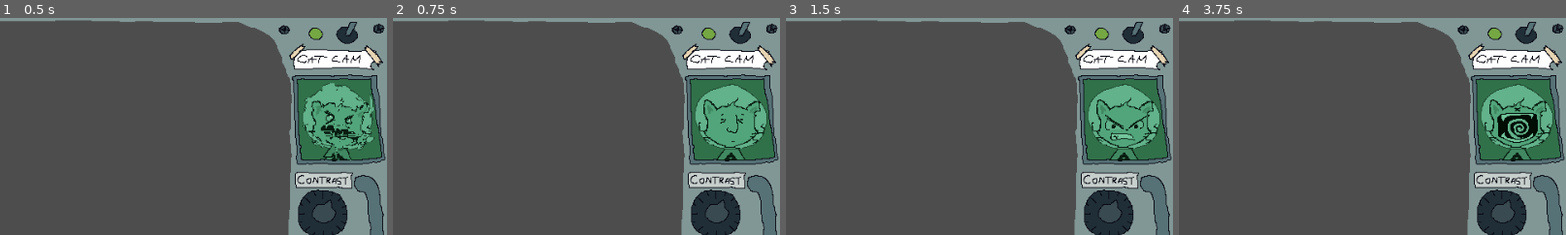
Above: before the commit, frames 1-4 (left to right).
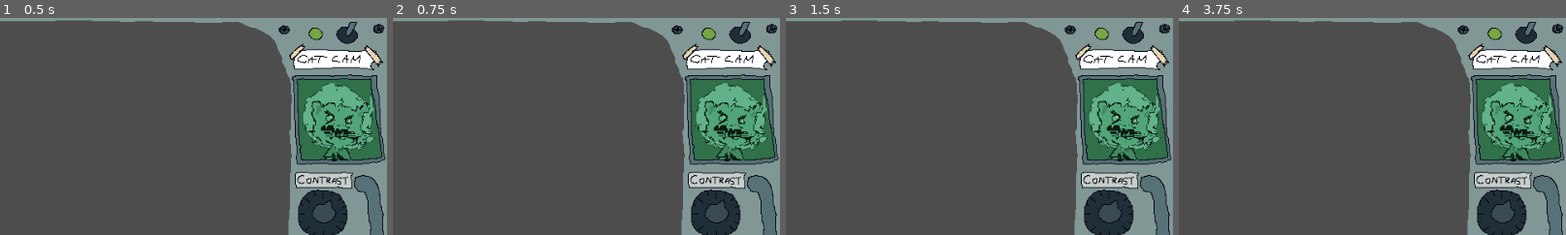
Above: after the commit, the same moments.

Repository: butlernc/space.cat.launcher
Game: Godot game, scene res://Scenes/HUD.tscn
Two runs of this game, one before a commit and one after it. Both use one fixed random seed, a clock stepped at 60 frames per second and the inputs below. This scene is started directly instead of the project's main scene.
Inputs (mouse positions are % of the whole screen's width and height, from its top left):
- Up to frame 1 (0.5 s): no input
- Up to frame 2 (0.75 s): tap Enter at 0.5 s; move the mouse to (72, 45) at 0.52 s; press the mouse at (72, 45) at 0.53 s
- Up to frame 3 (1.5 s): right-click (72, 45) at 0.8 s; release the mouse at (72, 45) at 1.25 s; click "Reset" at 1.25 s
- Up to frame 4 (3.75 s): move the mouse to (30, 55) at 2.02 s; right-click (30, 55) at 2.1 s; click (30, 55) at 2.3 s; move the mouse to (60, 28) at 2.77 s; press the mouse at (60, 28) at 2.78 s; right-click (60, 28) at 3.05 s; move the mouse to (45, 70) at 3.52 s; release the mouse at (45, 70) at 3.53 s; right-click (45, 70) at 3.6 s
The pictures show only the part of the screen within x 50-100%, y 0-50%; the shares and areas given below are measured in that part.

Frame 1 is identical in both runs. In frame 2, 2.0% of the frame differs, in the area x 78-97%, y 29-66%; in frame 3, 2.1%; in frame 4, 2.5%.

Commit message:
got collision detection and subsequent launcher reset working. Messed around with line code so the length works a bit tighter, hooked up cat cam to cat launcher signal and fixed reset

Diff:
--- a/Scenes/HUD.tscn
+++ b/Scenes/HUD.tscn
@@ -31,5 +31,3 @@
 offset_bottom = 520.0
 text = "Reset"
 script = ExtResource("3_tr082")
-
-[connection signal="pressed" from="CanvasLayer/Reset" to="CanvasLayer/Reset" method="_on_pressed"]
--- a/Scenes/main.tscn
+++ b/Scenes/main.tscn
@@ -8,11 +8,10 @@
 [ext_resource type="Texture2D" uid="uid://cped3rbjbceg0" path="res://Art/Planets/small_planets1.png" id="6_cxciw"]
 [ext_resource type="Shape2D" uid="uid://blgrqoi0ahysh" path="res://Scenes/planet_3_coll_shape.tres" id="6_lbsq1"]
 [ext_resource type="Texture2D" uid="uid://bdbc57t3ybyms" path="res://Art/Planets/big_planets2.png" id="8_bv5t0"]
+[ext_resource type="Script" path="res://Scripts/planet.gd" id="8_ofrto"]
 [ext_resource type="Texture2D" uid="uid://c6ihkr33oo23k" path="res://Art/Planets/big_planets3.png" id="9_mwsff"]
 [ext_resource type="Texture2D" uid="uid://dt3btvevspftg" path="res://Art/Planets/big_planets5.png" id="10_5pnan"]
 [ext_resource type="Script" path="res://Scripts/aim-lines.gd" id="10_lew55"]
-[ext_resource type="Script" path="res://Scripts/PPR.gd" id="12_4g3fa"]
-[ext_resource type="Script" path="res://Scripts/BPR.gd" id="13_jeosd"]
 
 [sub_resource type="CircleShape2D" id="CircleShape2D_5mp7u"]
 radius = 115.27
@@ -30,8 +29,10 @@
 [node name="Player" parent="." instance=ExtResource("3_iwsuf")]
 texture_filter = 1
 position = Vector2(-155, 34)
-mass = 0.01
+max_contacts_reported = 1
+contact_monitor = true
 can_sleep = false
+freeze_mode = 1
 
 [node name="Sprite2D" parent="Player" index="1"]
 texture_filter = 1
@@ -46,9 +47,6 @@
 [node name="AimLines" type="Node2D" parent="."]
 script = ExtResource("10_lew55")
 
-[node name="GameStateManager" type="Node2D" parent="."]
-script = ExtResource("13_3oxq1")
-
 [node name="Planets" type="Node" parent="."]
 
 [node name="Large" type="Node" parent="Planets"]
@@ -59,6 +57,7 @@
 gravity_scale = 0.0
 can_sleep = false
 freeze = true
+script = ExtResource("8_ofrto")
 metadata/_edit_group_ = true
 
 [node name="CollisionShape2D" type="CollisionShape2D" parent="Planets/Large/Large 1"]
@@ -83,6 +82,7 @@
 gravity_scale = 0.0
 can_sleep = false
 freeze = true
+script = ExtResource("8_ofrto")
 metadata/_edit_group_ = true
 
 [node name="CollisionShape2D" type="CollisionShape2D" parent="Planets/Large/Large 2"]
@@ -107,6 +107,7 @@
 gravity_scale = 0.0
 can_sleep = false
 freeze = true
+script = ExtResource("8_ofrto")
 metadata/_edit_group_ = true
 
 [node name="CollisionShape2D" type="CollisionShape2D" parent="Planets/Large/Large 3"]
@@ -143,8 +144,12 @@
 scale = Vector2(0.53, 0.53)
 texture = ExtResource("6_cxciw")
 
-[node name="AimLines" type="Node2D" parent="."]
-script = ExtResource("10_lew55")
+[node name="Asteroids" type="Node" parent="Planets"]
+
+[connection signal="pressed" from="HUD/CanvasLayer/Reset" to="Player" method="reset"]
+[connection signal="body_entered" from="Player" to="Player" method="_on_body_entered"]
+[connection signal="cat_launched" from="Player" to="HUD/CanvasLayer/TextureRect/CatCam" method="_on_cat_launched"]
+[connection signal="body_entered" from="Planets/Large/Large 3" to="Planets/Large/Large 3" method="_on_body_entered"]
 
 [editable path="HUD"]
 [editable path="Player"]
--- a/Scripts/Globals.gd
+++ b/Scripts/Globals.gd
@@ -1,3 +1,4 @@
 extends Node
 
-var GUNNER_UI_SW = true
+var GUNNER_UI_ON = true
+var BODY_TYPE_PLANET = "BODY_TYPE_PLANET"
--- a/Scripts/aim-lines.gd
+++ b/Scripts/aim-lines.gd
@@ -2,9 +2,9 @@
 
 var lines_container : Node2D
 
-var line_length : int = 20
+var individual_line_length : int = 20
 var line_spacing : int = 5
-var total_line_length : int = (line_length + line_spacing)
+var line_length : int = (individual_line_length + line_spacing)
 var lines_container_gced : bool = false
 
 # Called when the node enters the scene tree for the first time.
@@ -21,7 +21,7 @@
 		on_left_click()
 
 func on_right_click():
-	if Globals.GUNNER_UI_SW:
+	if Globals.GUNNER_UI_ON:
 		refresh_aim_line()
 
 func on_right_click_release():
@@ -29,6 +29,9 @@
 
 func on_left_click():
 	remove_aim_line()
+
+func is_creating_last_line(current_length, individual_line_length, max_lines):
+	return (current_length + individual_line_length) > (individual_line_length * (max_lines - 1))
 
 func refresh_aim_line():
 	remove_aim_line()
@@ -41,13 +44,15 @@
 
 	var distance = player_position.distance_to(mouse_position)
 	var angle = player_position.direction_to(mouse_position)
-	var max_lines = floor(distance / total_line_length)
+	var max_lines = floor(distance / line_length)
 	var current_length = 0.0
 
-	while current_length <= line_length * max_lines:
-		current_length += total_line_length
+	while current_length < line_length * (max_lines - 1):
+		current_length += line_length
 		var start_point = (player_position + angle * current_length)
-		var end_point = (start_point + angle * line_length)
+		var end_point = (start_point + angle * individual_line_length)
+
+
 		create_line(start_point, end_point)
 
 func create_aim_line():
@@ -67,7 +72,7 @@
 func create_line(p1 : Vector2, p2 : Vector2):
 	# var line_instance = line2d_template.duplicate() as Line2D\
 	var line2D = Line2D.new()
-	line2D.width = 5
+	line2D.width = 2
 	line2D.add_point(p1)
 	line2D.add_point(p2)
 	lines_container.add_child(line2D)
--- a/Scripts/cat-cam.gd
+++ b/Scripts/cat-cam.gd
@@ -16,15 +16,14 @@
 
 # Called every frame. 'delta' is the elapsed time since the previous frame.
 func _process(delta):
-	if Input.is_action_pressed("right_mouse_click") || Input.is_action_pressed("left_mouse_click"):
-		if not changing_portrait:
-			change_portrait()
-			changing_portrait = true
-
-	else:
-		changing_portrait = false
+	pass
 
 func change_portrait():
+	changing_portrait = true
 	if sprite_textures.size() > 0:
 		var random_index : int = randi() % sprite_textures.size()
 		texture = sprite_textures[random_index]
+	changing_portrait = false
+
+func _on_cat_launched():
+	change_portrait()
--- a/Scripts/planet.gd
+++ b/Scripts/planet.gd
@@ -1,5 +1,6 @@
 extends RigidBody2D
 
+var type = Globals.BODY_TYPE_PLANET
 
 
 
@@ -11,6 +12,3 @@
 # Called every frame. 'delta' is the elapsed time since the previous frame.
 func _process(delta):
 	pass
-
-func _on_body_entered(body):
-	pass
--- a/Scripts/player.gd
+++ b/Scripts/player.gd
@@ -1,10 +1,8 @@
 extends RigidBody2D
-signal collided
-signal cat_fired
+signal cat_launched
 
-var force = 100
-var collision = false
-var shot_fired = false
+var force = 700
+var launched = false
 
 var initial_position : Vector2
 var initial_rotation : float
@@ -15,53 +13,55 @@
 	initial_position = position
 	initial_rotation = rotation
 
-	# Called every frame. 'delta' is the elapsed time since the previous frame.
+# Called every frame. 'delta' is the elapsed time since the previous frame.
 func _process(_delta):
 	pass
 
 func on_left_click():
 	pass
 
-func fire(state):
-	# Get the mouse position
-
-	# Set the linear velocity based on the direction and force
-	if !shot_fired:
-		cat_fired.emit()
-		shot_fired = true
-		reset_rigidbody_state = false
-
-		var mouse_position = get_global_mouse_position()
-		var direction = (mouse_position - state.transform.origin).normalized()
-
-		state.apply_force(direction * force)
-
-
 func start(pos):
 	position = pos
 	show()
 	$CollisionShape2D.disabled = false
 
+func reset_launcher():
+	launched = false
+	Globals.GUNNER_UI_ON = true
+
+
 func reset():
 	reset_rigidbody_state = true
-	position = initial_position
-	rotation = initial_rotation
-	shot_fired = false
-
+	reset_launcher()
 
 func _integrate_forces(state):
 	# Check if the mouse button is pressed (left mouse button)
 
 	if reset_rigidbody_state:
-		state.apply_force(Vector2.ZERO)
+		position = initial_position
+		rotation = initial_rotation
+		state.apply_impulse(Vector2.ZERO)
 		state.linear_velocity = Vector2.ZERO
 		state.angular_velocity = 0
 		state.transform.origin = initial_position
 
 	if Input.is_action_pressed("left_mouse_click"):
-		fire(state)
+		if !launched:
+			cat_launched.emit()
+			Globals.GUNNER_UI_ON = false
+			launched = true
+			reset_rigidbody_state = false
 
-func _on_body_entered(_body):
-	collided.emit()
-	collision = true
-	$CollisionShape2D.set_deferred("disabled", true)
+			var mouse_position = get_global_mouse_position()
+			var direction = (mouse_position - state.transform.origin).normalized()
+
+			state.apply_impulse(direction * force)
+
+
+
+func _on_body_entered(body):
+	if(launched && ("type" in body)):
+		print(body.type)
+		match(body.type):
+			Globals.BODY_TYPE_PLANET:
+				reset_launcher()
--- a/Scripts/reset.gd
+++ b/Scripts/reset.gd
@@ -1,6 +1,4 @@
 extends Button
-
-var game_state_manager
 
 # Called when the node enters the scene tree for the first time.
 func _ready():
Not shown, removed: Scenes/mai4B40.tmp
Not shown, removed: Scenes/mai58D9.tmp
Not shown, removed: Scenes/plaF720.tmp
